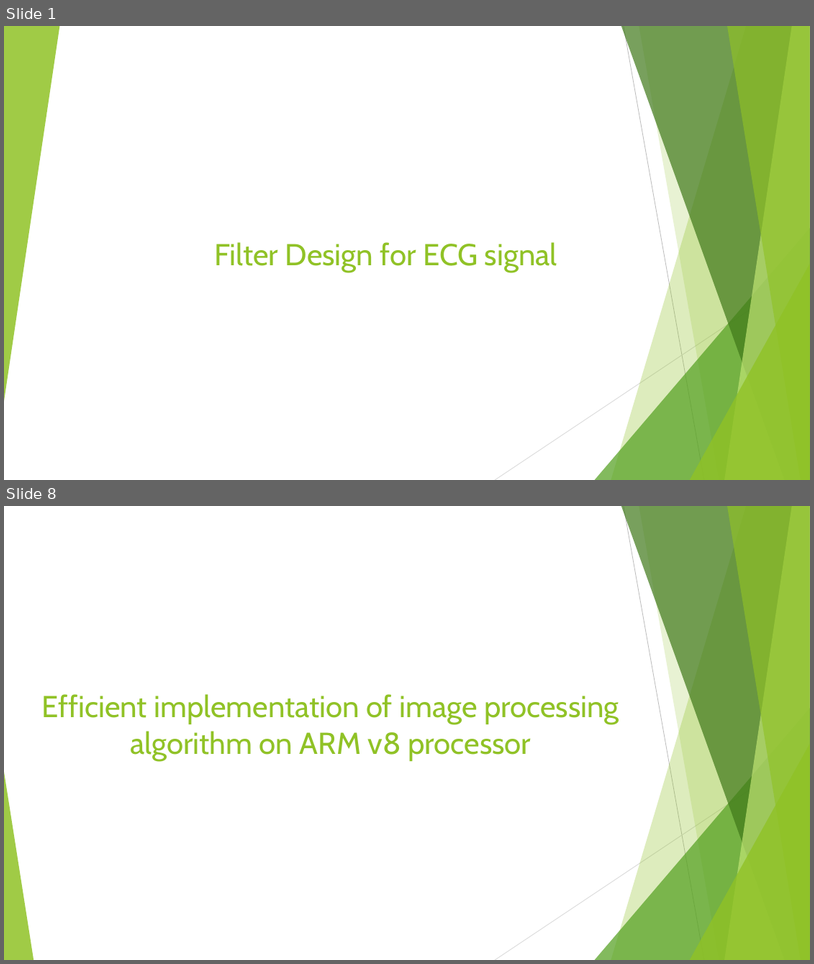
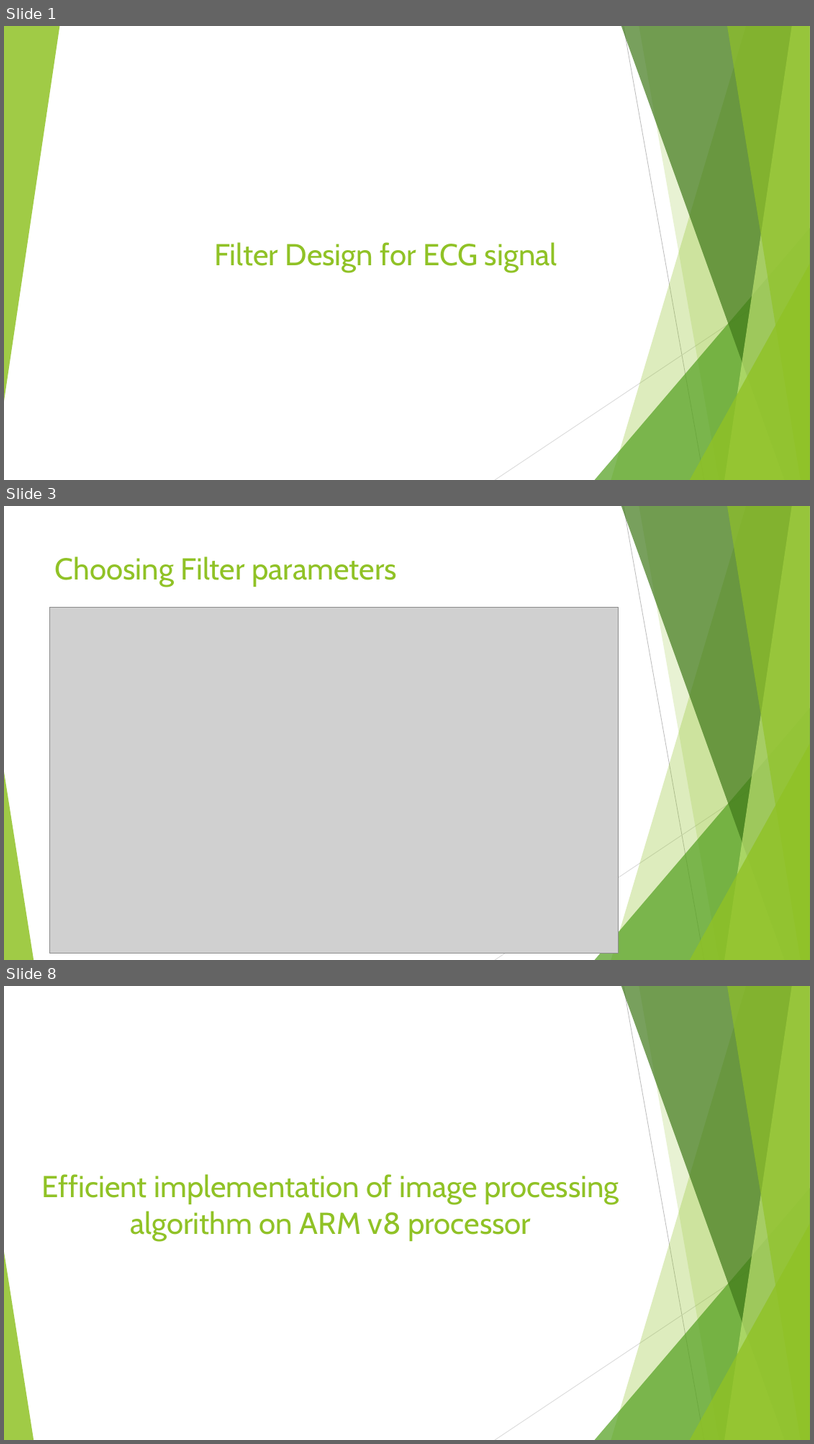
Before and after one commit to UmeshDeshmukh/Presentation, a slide deck: Presentation_E.pptx. Shown one above the other, each under a label of ours: slides 1 and 8 before the commit, slides 1, 3 and 8 after it; the slides between them are not shown. The pictures are 814x964 and 814x1444 pixels, drawn with LibreOffice and Linux fonts; fonts in the diff are those of the drawing; grey boxes stand for pictures. Boxes give left, top, right and bottom in pixels: in the first picture for what was removed or moved away, otherwise in the second. Text is boxed around its words. In the diff, an @@ line names an element or a change of style, - is before the commit and + after.

```diff
--- a/Presentation_E.pptx
+++ b/Presentation_E.pptx
@@ slide 3 added at (x1=4, y1=506, x2=810, y2=960), background #FFFFFF; not listed: 10 template elements that a slide beside it also shows @@
@@ title added at (x1=55, y1=556, x2=397, y2=587), 36 pt, text #90C226 @@
+Choosing Filter parameters
@@ picture added at (x1=49, y1=608, x2=618, y2=953) @@
```
Also in this commit, not shown: 4 slides changed, 6 other slides added, 6 slides removed.
